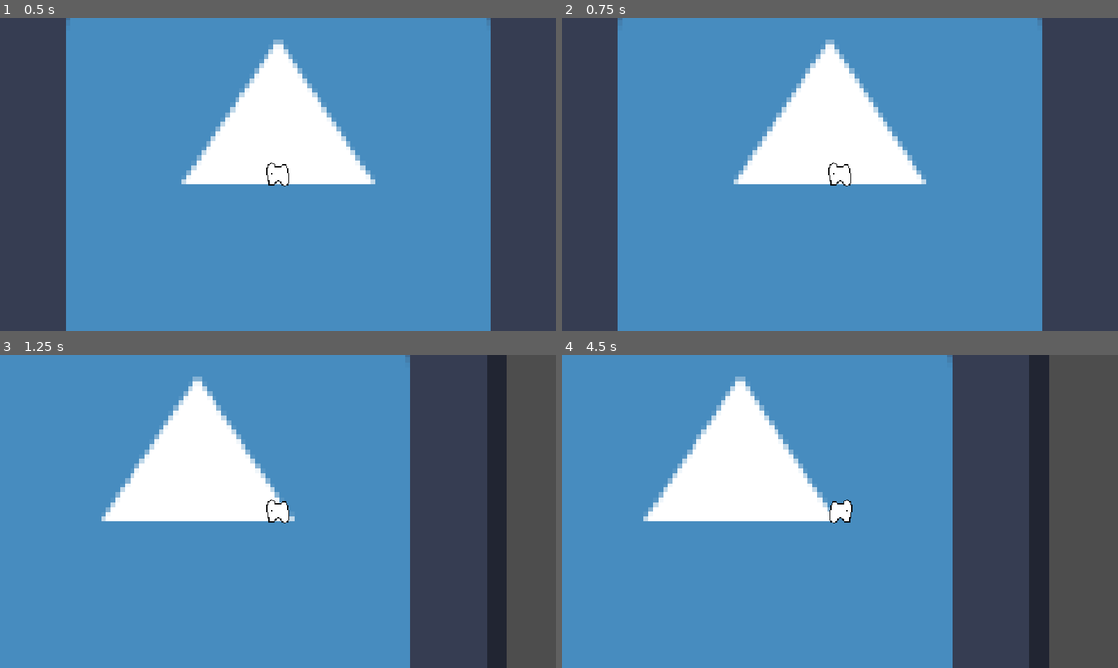
Above: before the commit, frames 1-4 (two rows, left to right).
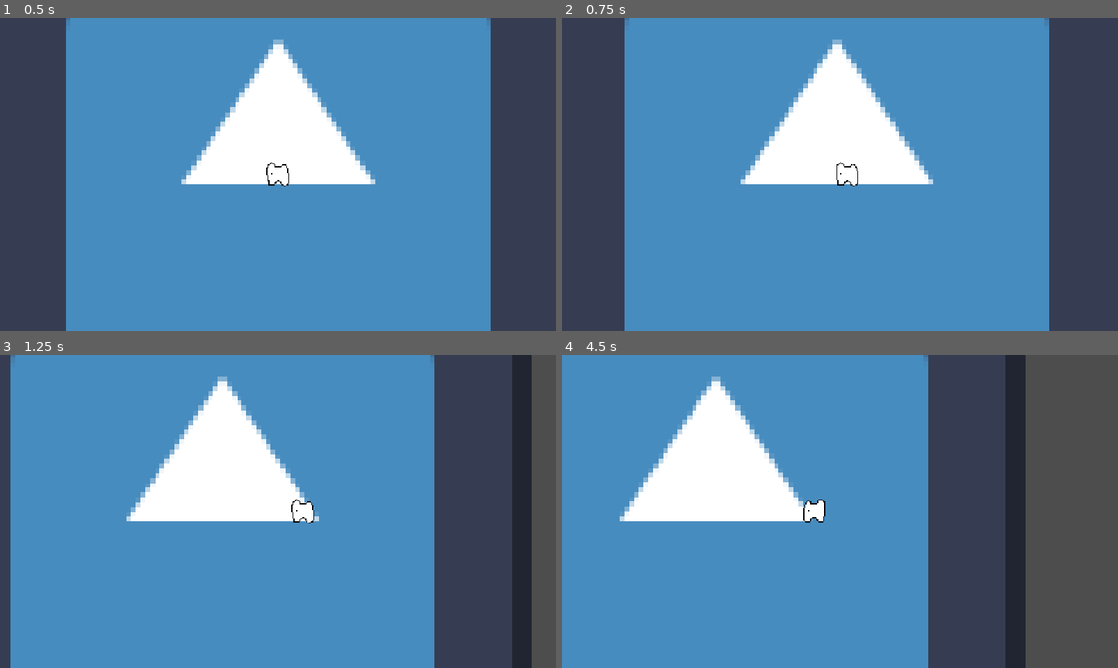
Above: after the commit, the same moments.

Repository: piksalchaos/Pebokin-Parade
Game: Godot game, scene res://scenes/game.tscn
Same seed, same stepped clock (60 frames per second), same inputs: the game is played once before the commit and once after it. The engine's default icon, where the game draws it, is replaced by a stand-in: a white triangle on a blue panel in a dark square.
Inputs:
- Up to frame 1 (0.5 s): no input
- Up to frame 2 (0.75 s): tap Enter at 0.5 s; hold D (right) from 0.53 s (still down)
- Up to frame 3 (1.25 s): keep holding D (right)
- Up to frame 4 (4.5 s): release D (right) at 1.28 s; hold S (down) 1.28-2.03 s; hold D (right) 2.03-2.78 s; hold W (up) 2.78-3.53 s; hold A (left) from 3.53 s (still down)

Frame 1 is identical in both runs. In frame 2, 4.3% of the frame differs, in the area x 10-88%, y 0-100%; in frame 3, 18%, in the area x 0-96%, y 0-100%; in frame 4, 16%.

Commit message:
parade turning now works well!

Diff:
--- a/scenes/captured_unit.gd
+++ b/scenes/captured_unit.gd
@@ -2,7 +2,7 @@
 
 signal collected
 
-func _on_body_entered(body: Node2D) -> void:
-	if not body is Unit: return
+func _on_area_entered(area: Area2D) -> void:
+	if not area is Unit: return
 	collected.emit()
 	queue_free()
--- a/scenes/captured_unit.tscn
+++ b/scenes/captured_unit.tscn
@@ -6,7 +6,7 @@
 [sub_resource type="CircleShape2D" id="CircleShape2D_6xlh1"]
 radius = 40.0
 
-[node name="SleepingDog" type="Area2D"]
+[node name="CapturedUnit" type="Area2D"]
 script = ExtResource("1_8m7p8")
 
 [node name="Sprite2D" type="Sprite2D" parent="."]
@@ -17,4 +17,5 @@
 rotation = 1.5708
 shape = SubResource("CircleShape2D_6xlh1")
 
+[connection signal="area_entered" from="." to="." method="_on_area_entered"]
 [connection signal="body_entered" from="." to="." method="_on_body_entered"]
--- a/scenes/follower.gd
+++ b/scenes/follower.gd
@@ -1,4 +1,4 @@
-extends PathFollow2D
+class_name Follower extends PathFollow2D
 
 const DISTANCE_FROM_OTHERS := 75.0
 func _ready() -> void:
--- a/scenes/follower.tscn
+++ b/scenes/follower.tscn
@@ -4,5 +4,4 @@
 
 [node name="Follower" type="PathFollow2D"]
 rotates = false
-loop = false
 script = ExtResource("1_3sxqj")
--- a/scenes/game.gd
+++ b/scenes/game.gd
@@ -1,8 +1,8 @@
 extends Node2D
 
 const CAPTURED_UNIT = preload("res://scenes/captured_unit.tscn")
+@onready var unit_parade: UnitParade = $UnitParade
 
-# Called when the node enters the scene tree for the first time.
 func _ready() -> void:
 	spawn_captured_unit()
 
@@ -11,6 +11,8 @@
 	# rewrite line below to set dog position based on dog's currect width/height and the width/height of the stage
 	captured_unit.position = Vector2(randf_range(-640, 640), randf_range(-640, 640))
 	captured_unit.collected.connect(_on_captured_unit_collected)
+	captured_unit.collected.connect(unit_parade._on_captured_unit_collected)
+
 	add_child(captured_unit)
 
 func _on_captured_unit_collected():
--- /dev/null
+++ b/scenes/lead.gd
@@ -0,0 +1,22 @@
+class_name Lead extends Marker2D
+
+const MAX_SPEED := 300.0
+const ACCELERATION := 1000.0
+const ROTATION_SPEED := 7.0
+
+var velocity := Vector2.ZERO
+var direction := Vector2.RIGHT
+var speed := 0.0
+var is_turning_sharply := false
+
+func _process(delta: float) -> void:
+	var input_direction = Vector2(Input.get_axis("left", "right"), Input.get_axis("up", "down"))
+	var target_direction = input_direction.normalized()
+	if target_direction.length_squared() > 0:
+		var angle_to_target = direction.angle_to(target_direction)
+		direction = direction.rotated(move_toward(0, angle_to_target, ROTATION_SPEED * delta))
+	speed = move_toward(speed, target_direction.length() * MAX_SPEED, ACCELERATION * delta)
+
+	velocity.x = direction.x * speed
+	velocity.y = direction.y * speed
+	position += velocity * delta
--- a/scenes/lead_point.gd
+++ /dev/null
@@ -1,12 +0,0 @@
-extends Marker2D
-
-const MAX_SPEED := 300.0
-const ACCELERATION := 1000.0
-
-var velocity := Vector2.ZERO
-
-func _process(delta: float) -> void:
-	var direction := Vector2(Input.get_axis("left", "right"), Input.get_axis("up", "down")).normalized()
-	velocity.x = move_toward(velocity.x, direction.x * MAX_SPEED, ACCELERATION * delta)
-	velocity.y = move_toward(velocity.y, direction.y * MAX_SPEED, ACCELERATION * delta)
-	position += velocity * delta
--- a/scenes/unit_parade.gd
+++ b/scenes/unit_parade.gd
@@ -1,19 +1,18 @@
-extends Node2D
+class_name UnitParade extends Node2D
 
 const UNIT = preload("res://scenes/unit.tscn")
 const FOLLOWER = preload("res://scenes/follower.tscn")
 const PATH_POINT_DISTANCE := 75.0
 
 @onready var path: Path2D = $Path
-@onready var lead: Marker2D = $Lead
+@onready var lead: Lead = $Lead
 
 func _process(_delta: float) -> void:
-	var last_point_position: Vector2 = path.curve.get_point_position(1)
+	var distance_to_last_point = lead.position.distance_to(path.curve.get_point_position(1))
 
-	if lead.position.distance_to(last_point_position) >= PATH_POINT_DISTANCE:
+	if distance_to_last_point >= PATH_POINT_DISTANCE:
 		path.curve.add_point(lead.position, Vector2.ZERO, Vector2.ZERO, 0)
 	path.curve.set_point_position(0, lead.position)
-	print(path.curve.point_count)
 
 func add_new_follower() -> void:
 	var follower = FOLLOWER.instantiate()
@@ -21,3 +20,6 @@
 
 	follower.add_child(unit)
 	path.add_child(follower)
+
+func _on_captured_unit_collected() -> void:
+	call_deferred("add_new_follower")
--- a/scenes/unit_parade.tscn
+++ b/scenes/unit_parade.tscn
@@ -3,11 +3,11 @@
 [ext_resource type="PackedScene" uid="uid://cnn7p7ysv3anf" path="res://scenes/unit.tscn" id="1_0olea"]
 [ext_resource type="Script" uid="uid://c1gf2ahh6g233" path="res://scenes/unit_parade.gd" id="1_pjf2s"]
 [ext_resource type="PackedScene" uid="uid://b1k1yqjo8imaa" path="res://scenes/follower.tscn" id="2_0lx0r"]
-[ext_resource type="Script" uid="uid://byv3t2at5iwxw" path="res://scenes/lead_point.gd" id="3_utan4"]
+[ext_resource type="Script" uid="uid://byv3t2at5iwxw" path="res://scenes/lead.gd" id="3_utan4"]
 
 [sub_resource type="Curve2D" id="Curve2D_lnu2h"]
 _data = {
-"points": PackedVector2Array(0, 0, 0, 0, 0, 0, 0, 0, 0, 0, 0, 0)
+"points": PackedVector2Array(-63.1149, 31.7379, 0, 0, 0, 0, 0, 0, 0, 0, 0, 0)
 }
 point_count = 2
 
@@ -19,7 +19,6 @@
 curve = SubResource("Curve2D_lnu2h")
 
 [node name="Follower" parent="Path" instance=ExtResource("2_0lx0r")]
-position = Vector2(0, 0.179291)
 
 [node name="Lead" type="Marker2D" parent="."]
 gizmo_extents = 35.0
@@ -28,3 +27,4 @@
 [node name="Unit" parent="Lead" instance=ExtResource("1_0olea")]
 
 [node name="Camera2D" type="Camera2D" parent="Lead"]
+position_smoothing_enabled = true
Renamed: scenes/lead_point.gd.uid -> scenes/lead.gd.uid
